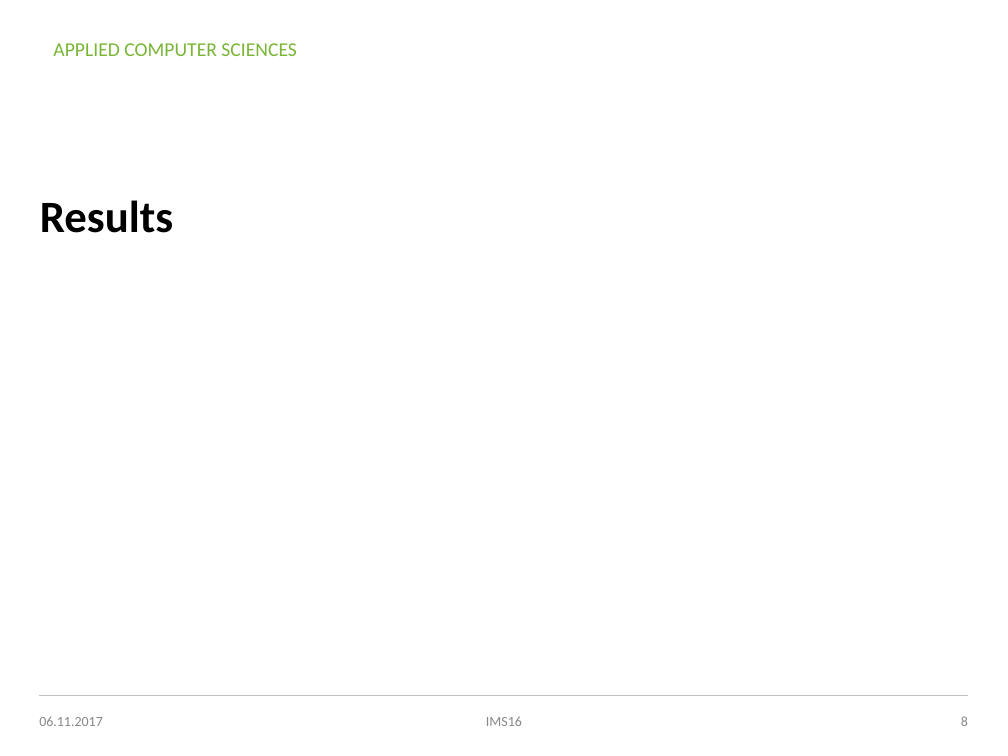
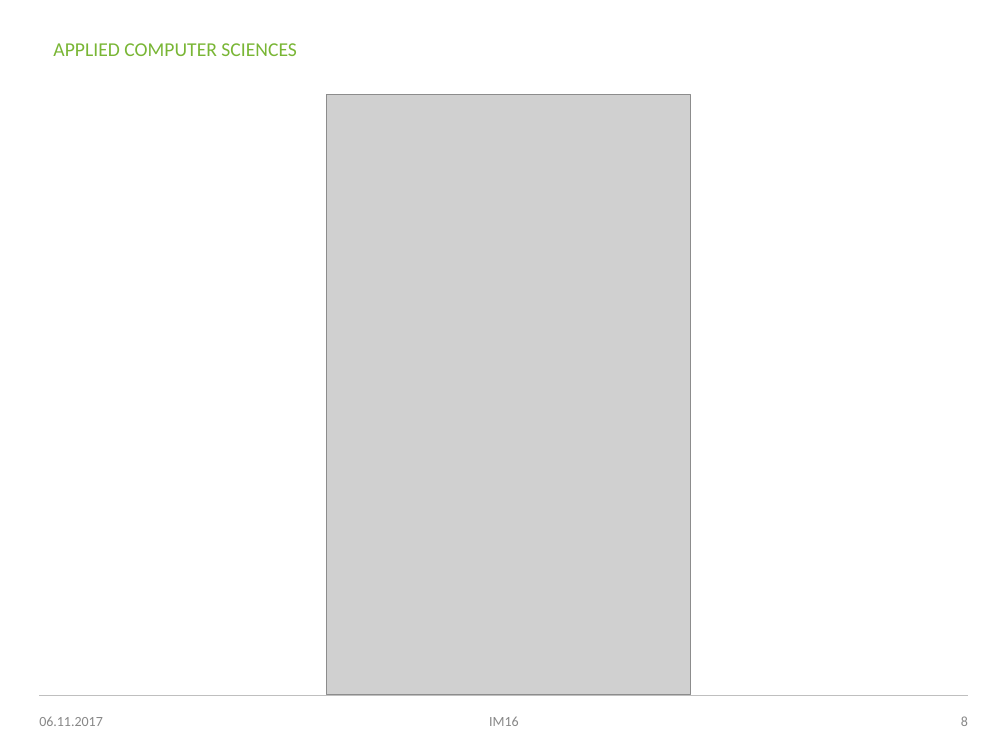
Before and after one commit to MICSTI/emergency-alerter-ios, a slide deck: slide 8 of presentations/01_idea_emergency_alerter.pptx. Drawn at 1008x756 pixels with LibreOffice and Linux fonts; fonts in the diff are those of the drawing; grey boxes stand for pictures; background and template pictures are left out. Boxes give left, top, right and bottom in pixels: in the first picture for what was removed or moved away, otherwise in the second. Text is boxed around its words. In the diff, an @@ line names an element or a change of style, - is before the commit and + after.

```diff
--- a/presentations/01_idea_emergency_alerter.pptx
+++ b/presentations/01_idea_emergency_alerter.pptx
@@ picture added at (x1=327, y1=95, x2=691, y2=695) @@
@@ title removed at (x1=40, y1=200, x2=173, y2=233) @@
-Results
@@ text at (x1=489, y1=716, x2=519, y2=726): text changed @@
-IMS16
+IM16
```
Also in this commit, not shown: 2 other slides changed, 2 slides added.
